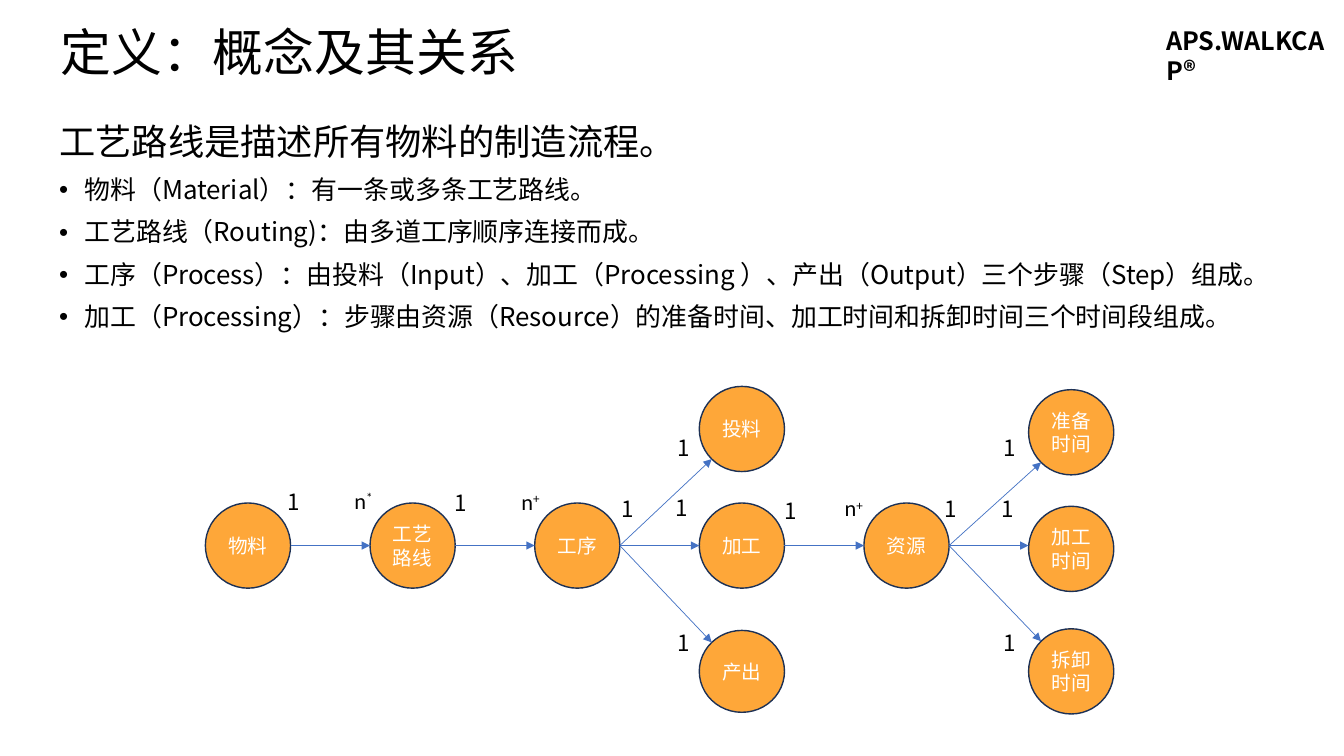
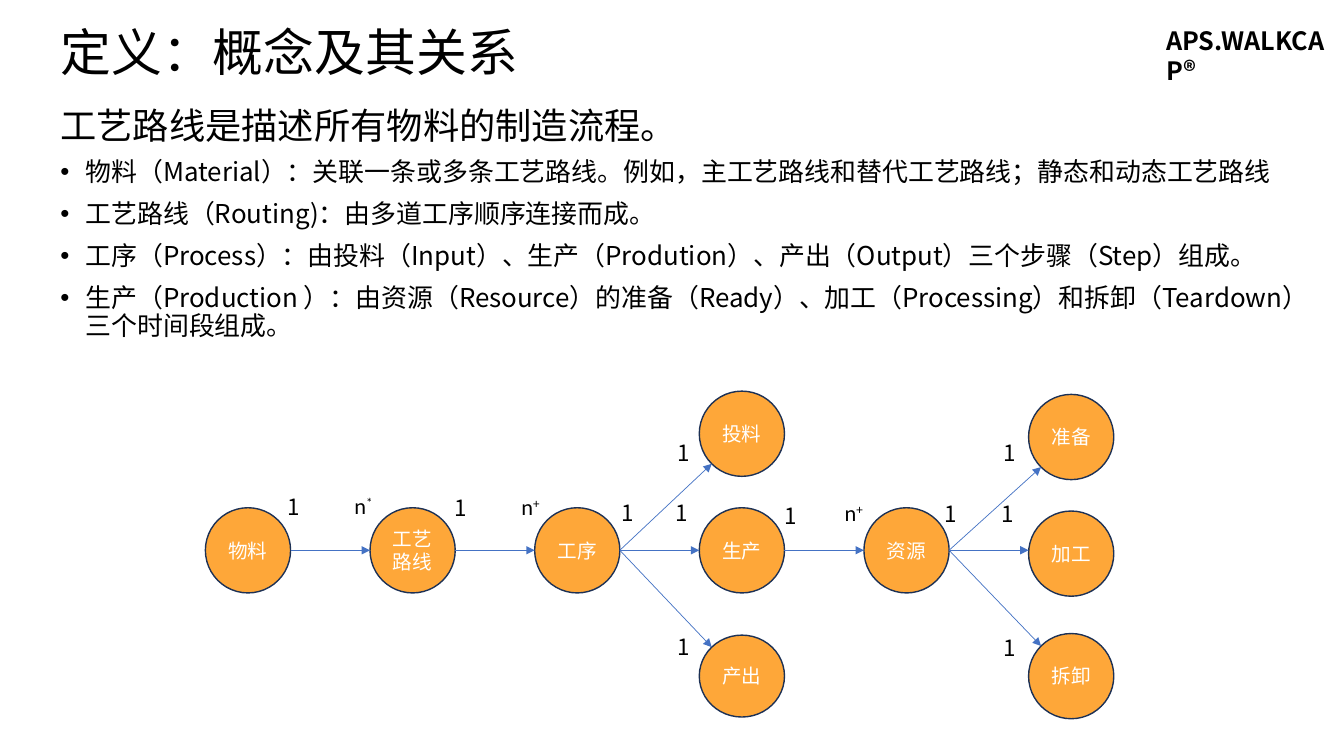
Before and after one commit to walkcap/APS.WALKCAP, a slide deck: slide 2 of WALKCAP-APS-PPT-01-01 APS.WALKCAP®高级计划与排程软件需求分析 第1讲 工艺路线.pptx. Drawn at 1344x756 pixels with LibreOffice and Linux fonts; fonts in the diff are those of the drawing. Boxes give left, top, right and bottom in pixels: in the first picture for what was removed or moved away, otherwise in the second. Text is boxed around its words. In the diff, an @@ line names an element or a change of style, - is before the commit and + after.

```diff
--- a/WALKCAP-APS-PPT-01-01 APS.WALKCAP®高级计划与排程软件需求分析 第1讲 工艺路线.pptx
+++ b/WALKCAP-APS-PPT-01-01 APS.WALKCAP®高级计划与排程软件需求分析 第1讲 工艺路线.pptx
@@ text "工艺路线是描述所有物料的制造流程。": place and size @@
-text "工艺路线是描述所有物料的制造流程。" at bbox=[59, 124, 1270, 333]
+text "工艺路线是描述所有物料的制造流程。" at bbox=[60, 108, 1308, 337]
@@ text at bbox=[60, 108, 677, 142]: line spacing 0.9 to 0.7 @@
@@ text at bbox=[86, 159, 1271, 185]: text changed @@
-• 物料（Material）：有一条或多条工艺路线。
+• 物料（Material）：关联一条或多条工艺路线。例如，主工艺路线和替代工艺路线；静态和动态工艺路线
@@ text at bbox=[86, 243, 1308, 337]: text changed @@
-• 工序（Process）：由投料（Input）、加工（Processing ）、产出（Output）三个步骤（Step）组成。
-• 加工（Processing）：步骤由资源（Resource）的准备时间、加工时间和拆卸时间三个时间段组成。
+• 工序（Process）：由投料（Input）、生产（Prodution）、产出（Output）三个步骤（Step）组成。
+• 生产（Production ）：由资源（Resource）的准备（Ready）、加工（Processing）和拆卸（Teardown）三个时间段组成。
@@ text in ellipse at bbox=[1052, 427, 1091, 446]: text changed @@
-准备时间
+准备
@@ 14 texts, 10 ellipses, 9 arrows: place and size @@
-14 texts, 10 ellipses, 9 arrows at bbox=[206, 386, 1114, 715]
+14 texts, 10 ellipses, 9 arrows at bbox=[206, 391, 1114, 719]
@@ text in ellipse at bbox=[722, 541, 761, 560]: text changed @@
-加工
+生产
@@ text in ellipse at bbox=[1052, 544, 1091, 563]: text changed @@
-加工时间
+加工
@@ text in ellipse at bbox=[1052, 666, 1091, 685]: text changed @@
-拆卸时间
+拆卸
```
Also in this commit, not shown: 9 other slides changed, 2 slides added, 2 slides removed, 2 other files.
